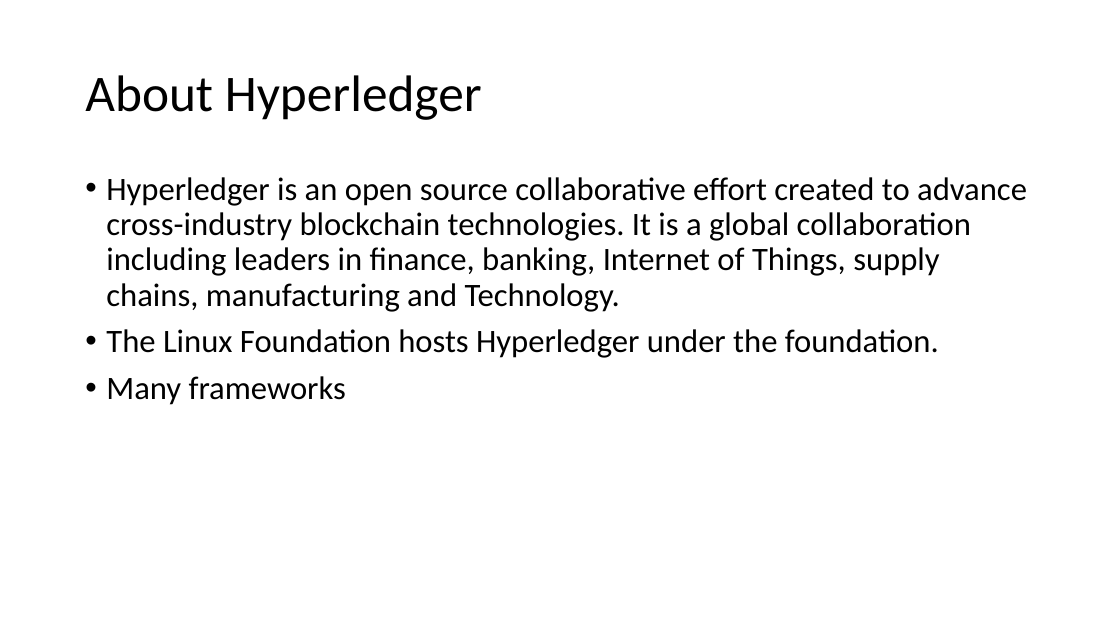
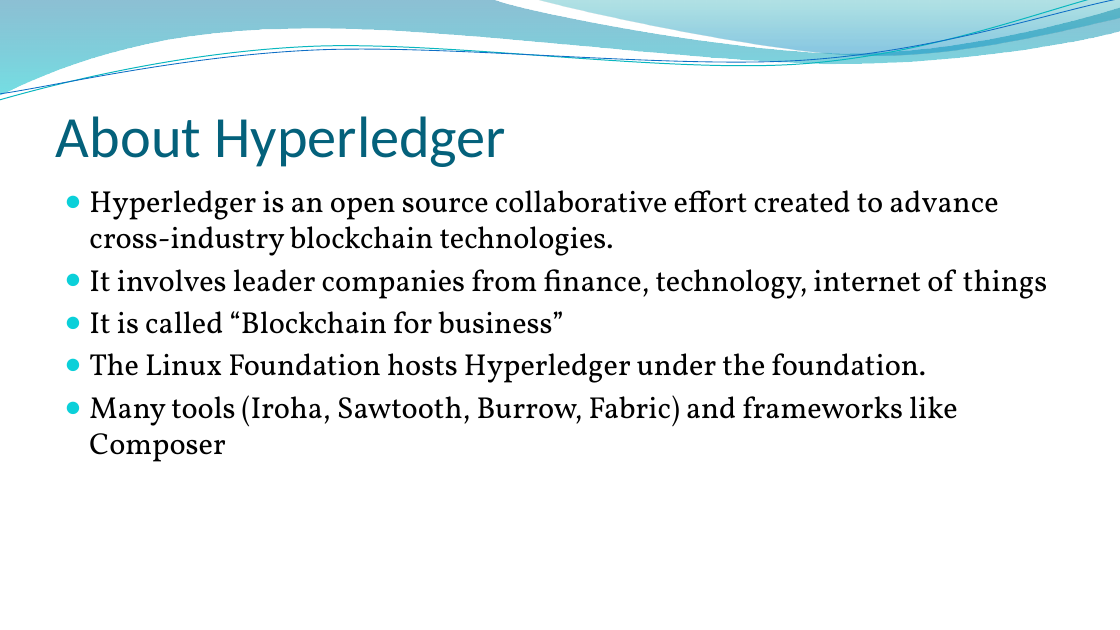
Before and after one commit to aleksamirkovic/blockchainExamples, a slide deck: slide 2 of HyperLedgerFabric.pptx. Drawn at 1120x630 pixels with LibreOffice and Linux fonts; fonts in the diff are those of the drawing; background and template pictures are left out. Boxes give left, top, right and bottom in pixels: in the first picture for what was removed or moved away, otherwise in the second. Text is boxed around its words. In the diff, an @@ line names an element or a change of style, - is before the commit and + after.

```diff
--- a/HyperLedgerFabric.pptx
+++ b/HyperLedgerFabric.pptx
@@ freeform shape added at (x1=0, y1=0, x2=1120, y2=95), fill gradient #0074A1 to #00C6CF @@
@@ freeform shape added at (x1=0, y1=0, x2=1120, y2=105), outline #0AB8BF 0.85 pt @@
@@ freeform shape added at (x1=0, y1=0, x2=1120, y2=100), outline #0F6FC6 0.75 pt @@
@@ freeform shape added at (x1=537, y1=0, x2=1120, y2=58), fill gradient #00A1A9 to #008BBF @@
@@ title "About Hyperledger" moved from (x1=85, y1=75, x2=482, y2=120) to (x1=56, y1=116, x2=506, y2=167) @@
@@ title "About Hyperledger" at (x1=56, y1=116, x2=506, y2=167): size 44 to 50 pt, text colour #000000 to #04617B; line spacing 0.9 to 1; vertical alignment middle to bottom @@
@@ text "Hyperledger is an open source ..." moved from (x1=106, y1=177, x2=1027, y2=405) to (x1=89, y1=190, x2=1047, y2=462) @@
@@ text at (x1=89, y1=190, x2=1047, y2=334): text changed; size 28 to 26 pt; font Calibri to Vollkorn @@
-• Hyperledger is an open source collaborative effort created to advance cross-industry blockchain technologies. It is a global collaboration including leaders in finance, banking, Internet of Things, supply chains, manufacturing and Technology.
+● Hyperledger is an open source collaborative effort created to advance cross-industry blockchain technologies.
+● It involves leader companies from finance, technology, internet of things
+● It is called “Blockchain for business”
@@ text at (x1=89, y1=353, x2=926, y2=383): size 28 to 26 pt, font Calibri to Vollkorn in "The Linux Foundation hosts Hyperledger under the ..."; bullet • to ●; line spacing 0.9 to 1; less space between paragraphs @@
@@ text at (x1=89, y1=395, x2=958, y2=462): text changed; size 28 to 26 pt; font Calibri to Vollkorn @@
-• Many frameworks
+● Many tools (Iroha, Sawtooth, Burrow, Fabric) and frameworks like Composer
```
Also in this commit, not shown: 29 other slides changed, 1 slide added, 5 slides removed.
